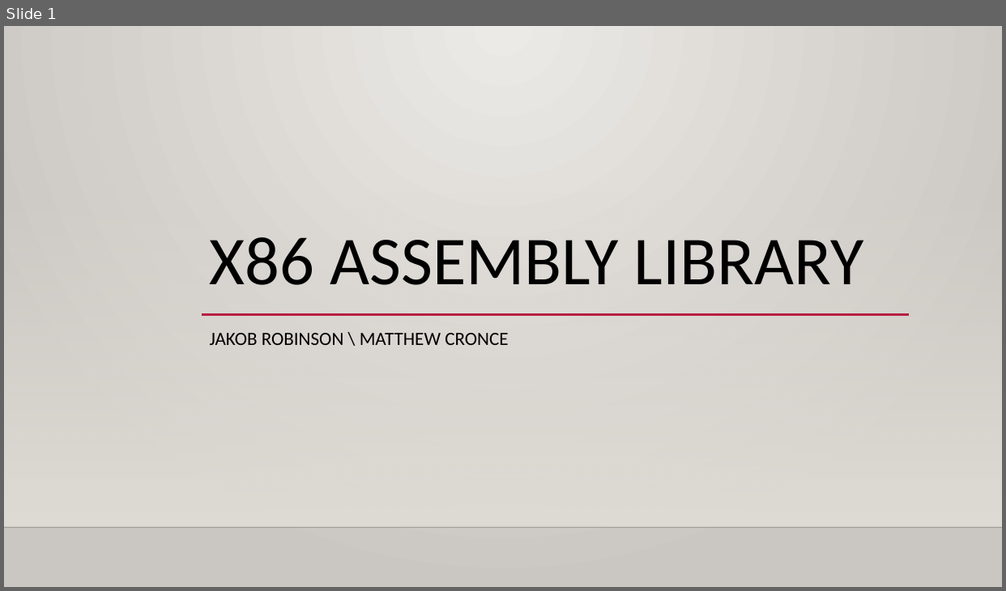
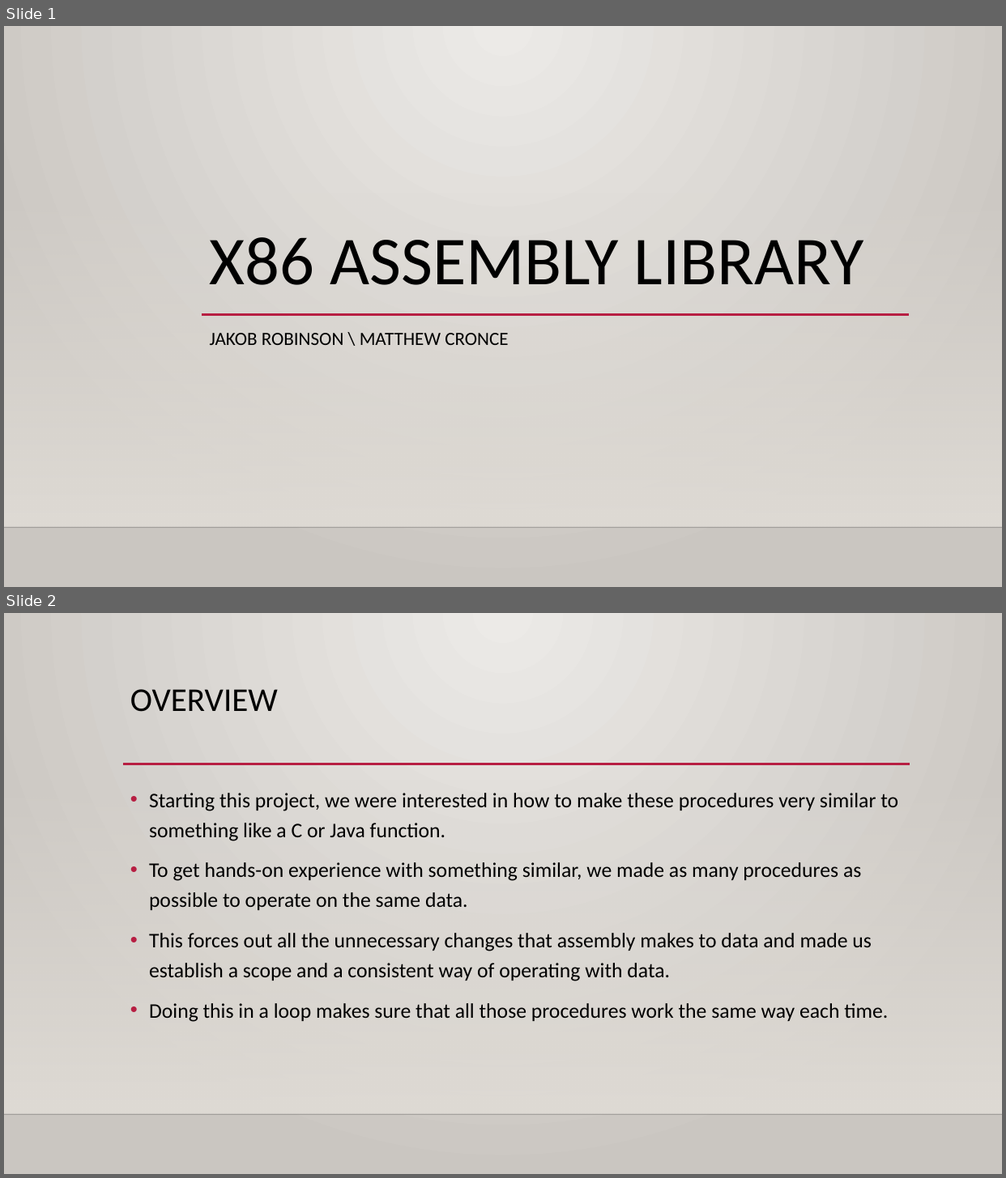
Before and after one commit to jarum3/Final, a slide deck: FinalPresentation.pptx. Shown one above the other, each under a label of ours: slide 1 before the commit, slides 1 and 2 after it. The pictures are 1006x591 and 1006x1178 pixels, drawn with LibreOffice and Linux fonts; fonts in the diff are those of the drawing; background and template pictures are left out. Boxes give left, top, right and bottom in pixels: in the first picture for what was removed or moved away, otherwise in the second. Text is boxed around its words. In the diff, an @@ line names an element or a change of style, - is before the commit and + after.

Commit message:
Starting presentation

```diff
--- a/FinalPresentation.pptx
+++ b/FinalPresentation.pptx
@@ slide 2 added at <box>4,613,1002,1174</box>, background gradient #ECEAE7 to #CAC7C1; not listed: 2 template elements that a slide beside it also shows @@
@@ title added at <box>130,689,278,712</box>, 32 pt, text #000000 @@
+OVERVIEW
@@ line added from (123, 764) to (910, 764), #B71E42 2.5 pt @@
@@ text added at <box>149,793,898,1022</box>, 20 pt, text #000000 @@
+• Starting this project, we were interested in how to make these procedures very similar to something like a C or Java function.
+• To get hands-on experience with something similar, we made as many procedures as possible to operate on the same data.
+• This forces out all the unnecessary changes that assembly makes to data and made us establish a scope and a consistent way of operating with data.
+• Doing this in a loop makes sure that all those procedures work the same way each time.
```
Also in this commit, not shown: 4 other slides added.
